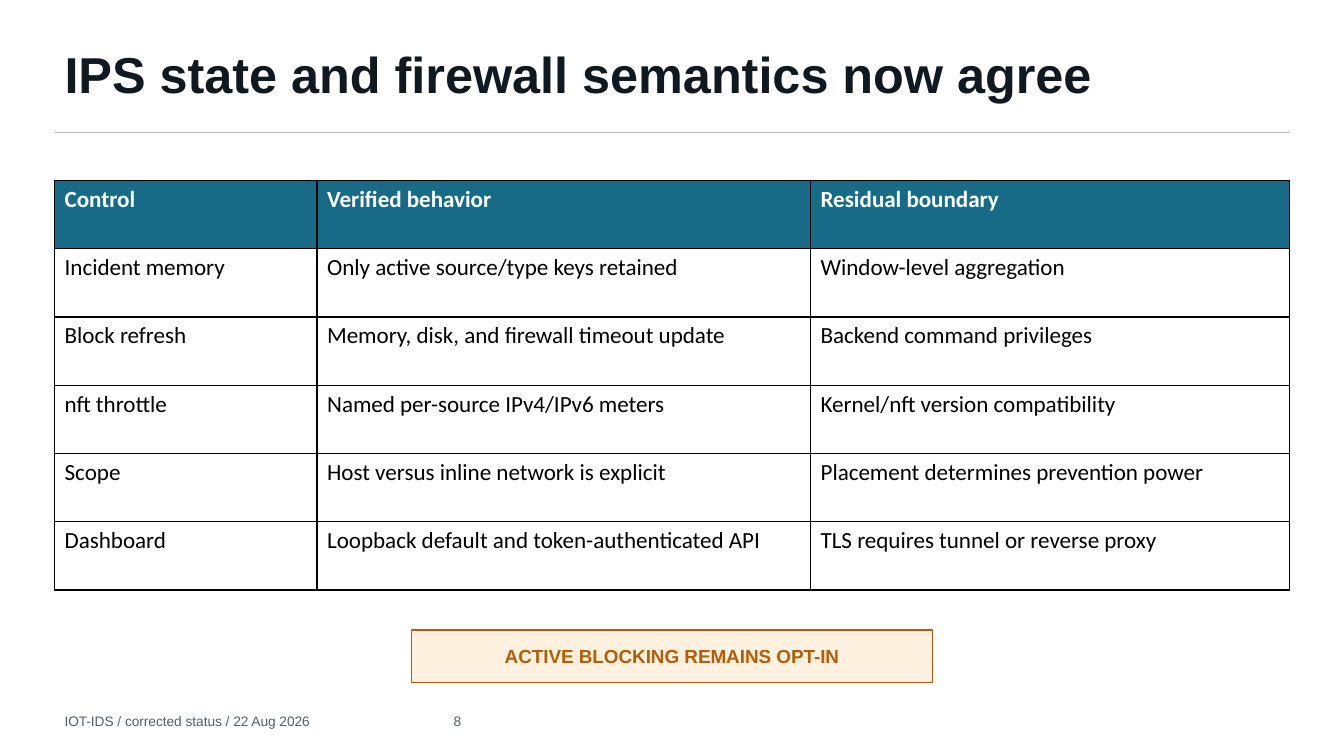
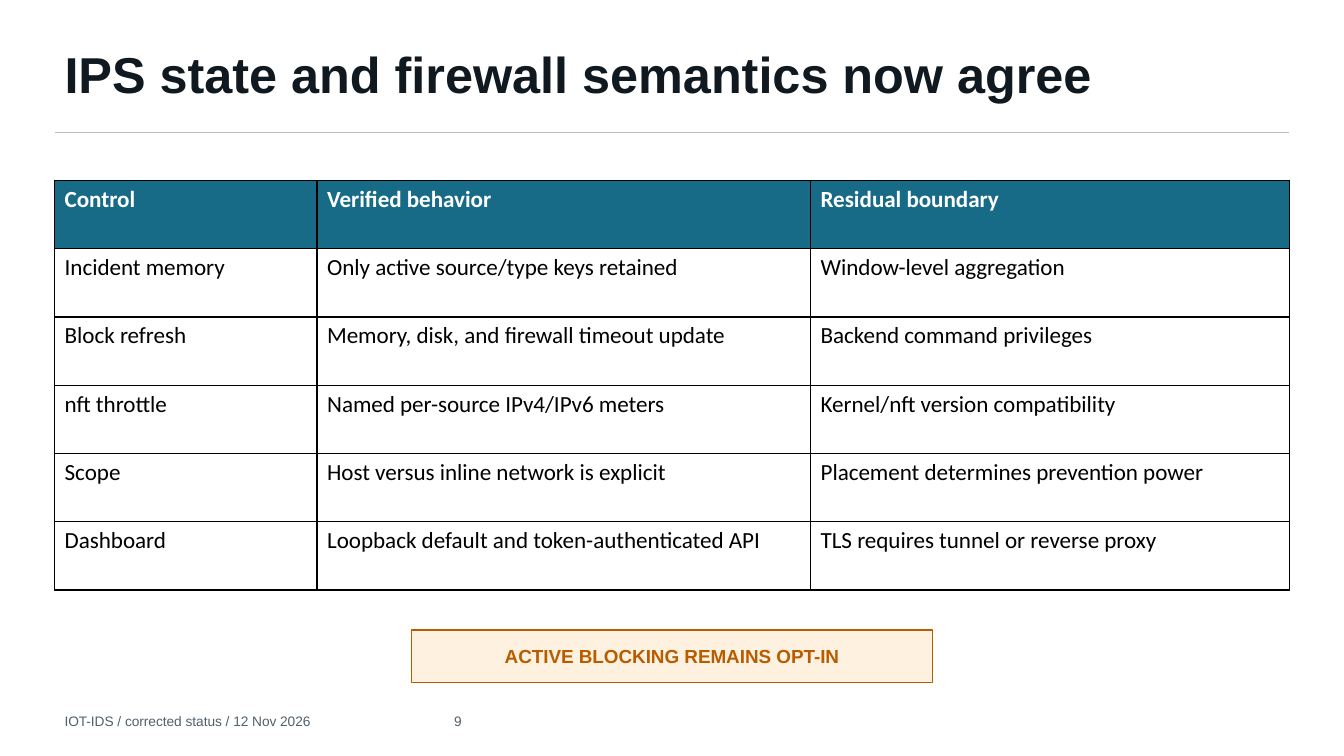
Before and after one commit to malharc373/IoT_IDS, a slide deck: slide 9 of output/presentation/IOT_IDS_Corrected_Project_Review.pptx (slide 8 before the commit). Drawn at 1344x756 pixels with LibreOffice and Linux fonts; fonts in the diff are those of the drawing. Boxes give left, top, right and bottom in pixels: in the first picture for what was removed or moved away, otherwise in the second. Text is boxed around its words. In the diff, an @@ line names an element or a change of style, - is before the commit and + after.

```diff
--- a/output/presentation/IOT_IDS_Corrected_Project_Review.pptx
+++ b/output/presentation/IOT_IDS_Corrected_Project_Review.pptx
@@ text at (65,716,462,726): text changed @@
-IOT-IDS / corrected status / 22 Aug 2026 8
+IOT-IDS / corrected status / 12 Nov 2026 9
```
Also in this commit, not shown: 10 other slides changed, 2 slides added, 1 other file.
